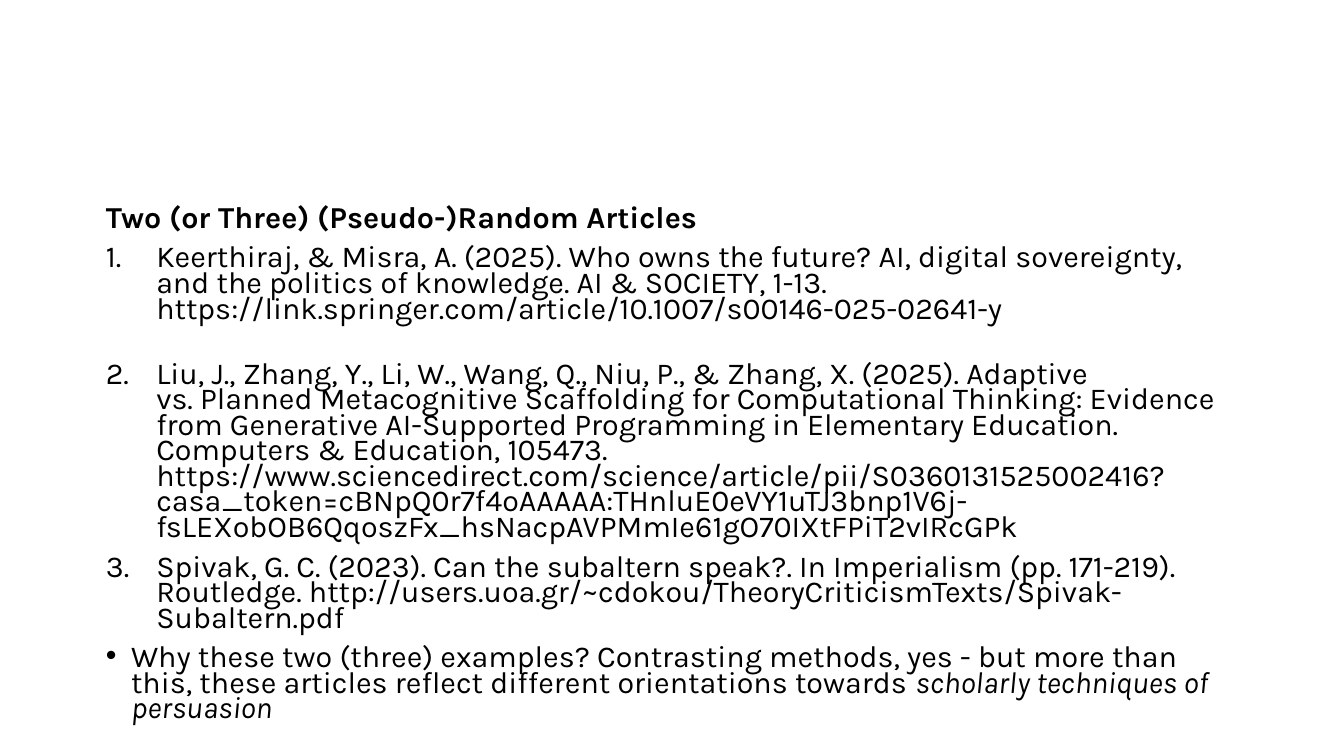
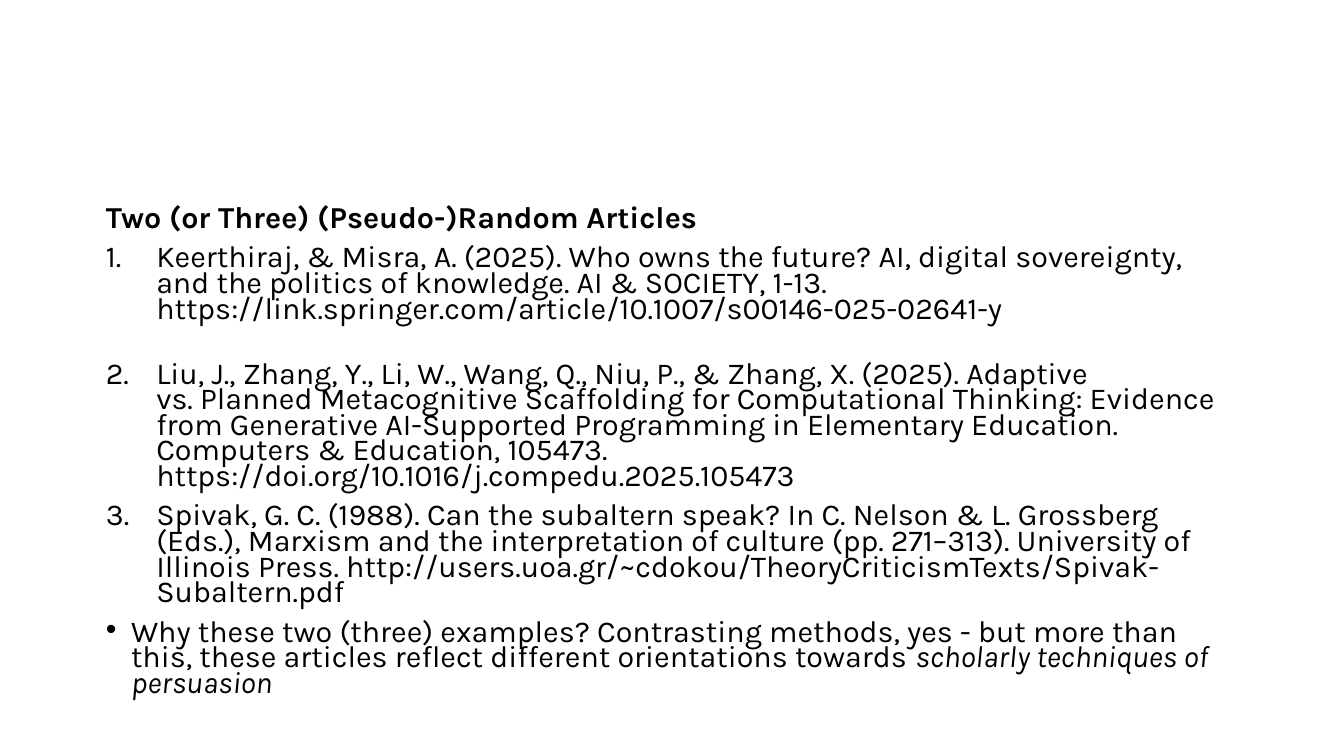
Before and after one commit to liammagee/machinespirits-content-philosophy, a slide deck: slide 20 of courses/590-fall-2026/590-lecture-2.pptx. Drawn at 1344x756 pixels with LibreOffice and Linux fonts; fonts in the diff are those of the drawing. Boxes give left, top, right and bottom in pixels: in the first picture for what was removed or moved away, otherwise in the second. Text is boxed around its words. In the diff, an @@ line names an element or a change of style, - is before the commit and + after.

```diff
--- a/courses/590-fall-2026/590-lecture-2.pptx
+++ b/courses/590-fall-2026/590-lecture-2.pptx
@@ text at [156,362,1215,609]: text changed @@
-2. Liu, J., Zhang, Y., Li, W., Wang, Q., Niu, P., & Zhang, X. (2025). Adaptive vs. Planned Metacognitive Scaffolding for Computational Thinking: Evidence from Generative AI-Supported Programming in Elementary Education. Computers & Education, 105473. https://www.sciencedirect.com/science/article/pii/S0360131525002416?casa_token=cBNpQ0r7f4oAAAAA:THnluE0eVY1uTJ3bnp1V6j-fsLEXobOB6QqoszFx_hsNacpAVPMmIe61gO70IXtFPiT2vIRcGPk
-3. Spivak, G. C. (2023). Can the subaltern speak?. In Imperialism (pp. 171-219). Routledge. http://users.uoa.gr/~cdokou/TheoryCriticismTexts/Spivak-Subaltern.pdf
+2. Liu, J., Zhang, Y., Li, W., Wang, Q., Niu, P., & Zhang, X. (2025). Adaptive vs. Planned Metacognitive Scaffolding for Computational Thinking: Evidence from Generative AI-Supported Programming in Elementary Education. Computers & Education, 105473. https://doi.org/10.1016/j.compedu.2025.105473
+3. Spivak, G. C. (1988). Can the subaltern speak? In C. Nelson & L. Grossberg (Eds.), Marxism and the interpretation of culture (pp. 271–313). University of Illinois Press. http://users.uoa.gr/~cdokou/TheoryCriticismTexts/Spivak-Subaltern.pdf
```
Also in this commit, not shown: 2 other slides changed, 21 other files.
